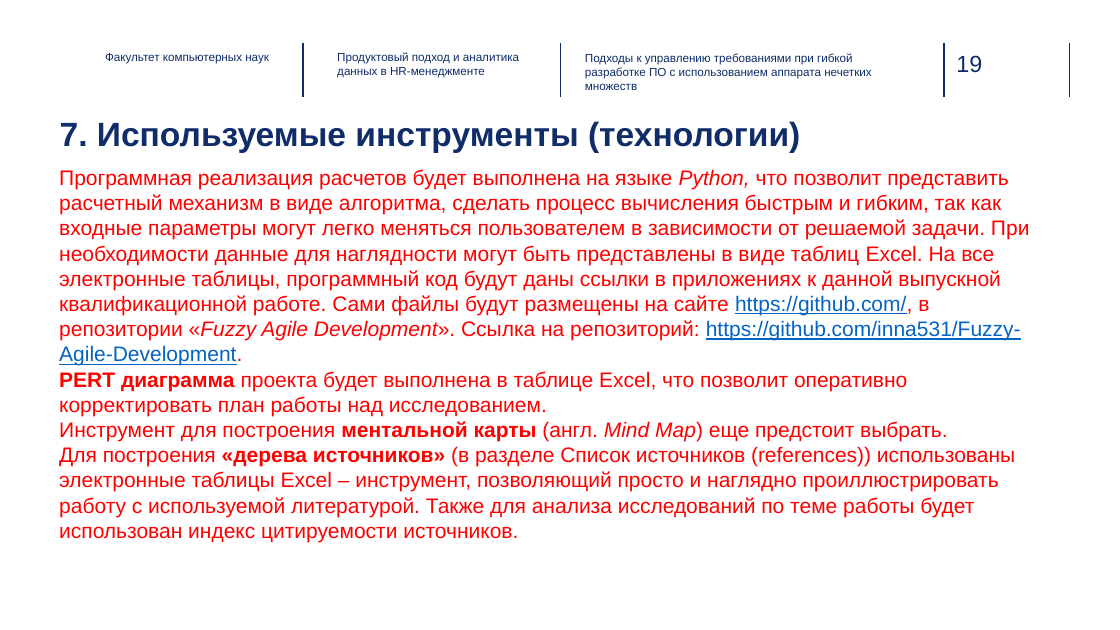
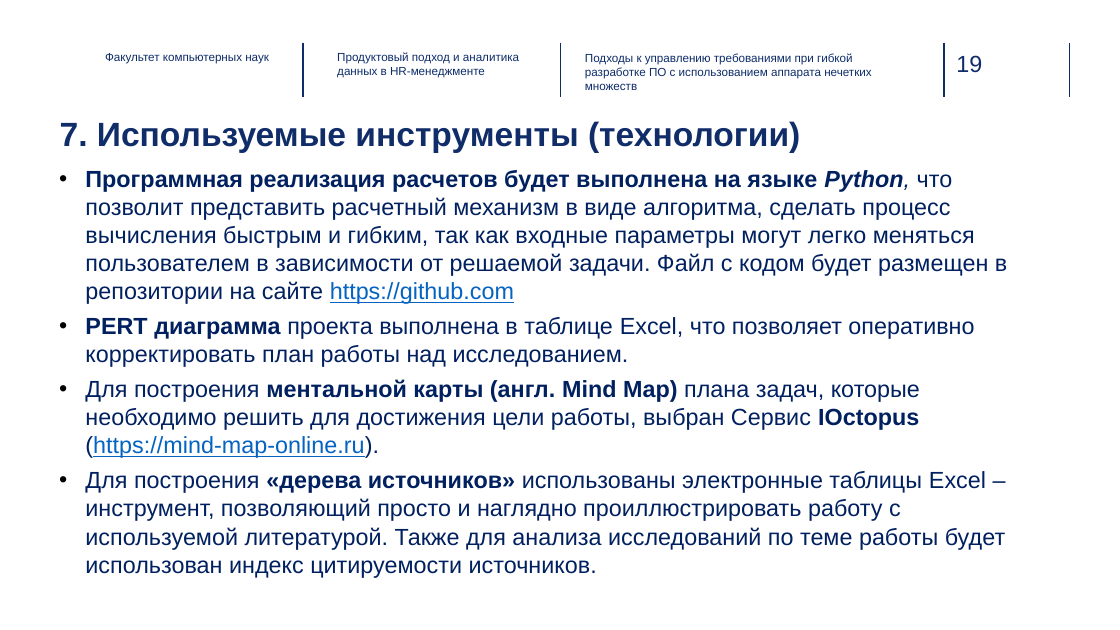
Before and after one commit to inna531/Fuzzy-Agile-Development, a slide deck: slide 19 of 2025.11.25_Понаровская_презентация_PP.pptx. Drawn at 1120x630 pixels with LibreOffice and Linux fonts; fonts in the diff are those of the drawing; background and template pictures are left out. Boxes give left, top, right and bottom in pixels: in the first picture for what was removed or moved away, otherwise in the second. Text is boxed around its words. In the diff, an @@ line names an element or a change of style, - is before the commit and + after.

Commit message:
Обновлена структура материалов: удалены старые файлы, добавлены новые версии

```diff
--- a/2025.11.25_Понаровская_презентация_PP.pptx
+++ b/2025.11.25_Понаровская_презентация_PP.pptx
@@ text at bbox=[85, 170, 1007, 578]: text changed; size 18 to 20 pt; text colour #FF0000 to #002060 @@
-Программная реализация расчетов будет выполнена на языке Python, что позволит представить расчетный механизм в виде алгоритма, сделать процесс вычисления быстрым и гибким, так как входные параметры могут легко меняться пользователем в зависимости от решаемой задачи. При необходимости данные для наглядности могут быть представлены в виде таблиц Excel. На все электронные таблицы, программный код будут даны ссылки в приложениях к данной выпускной квалификационной работе. Сами файлы будут размещены на сайте https://github.com/, в репозитории «Fuzzy Agile Development». Ссылка на репозиторий: https://github.com/inna531/Fuzzy-Agile-Development.
-PERT диаграмма проекта будет выполнена в таблице Excel, что позволит оперативно корректировать план работы над исследованием.
-Инструмент для построения ментальной карты (англ. Mind Map) еще предстоит выбрать.
-Для построения «дерева источников» (в разделе Список источников (references)) использованы электронные таблицы Excel – инструмент, позволяющий просто и наглядно проиллюстрировать работу с используемой литературой. Также для анализа исследований по теме работы будет использован индекс цитируемости источников.
+• Программная реализация расчетов будет выполнена на языке Python, что позволит представить расчетный механизм в виде алгоритма, сделать процесс вычисления быстрым и гибким, так как входные параметры могут легко меняться пользователем в зависимости от решаемой задачи. Файл с кодом будет размещен в репозитории на сайте https://github.com
+• PERT диаграмма проекта выполнена в таблице Excel, что позволяет оперативно корректировать план работы над исследованием.
+• Для построения ментальной карты (англ. Mind Map) плана задач, которые необходимо решить для достижения цели работы, выбран Сервис IOctopus (https://mind-map-online.ru).
+• Для построения «дерева источников» использованы электронные таблицы Excel – инструмент, позволяющий просто и наглядно проиллюстрировать работу с используемой литературой. Также для анализа исследований по теме работы будет использован индекс цитируемости источников.
```
Also in this commit, not shown: 13 other slides changed, 5 other files.
